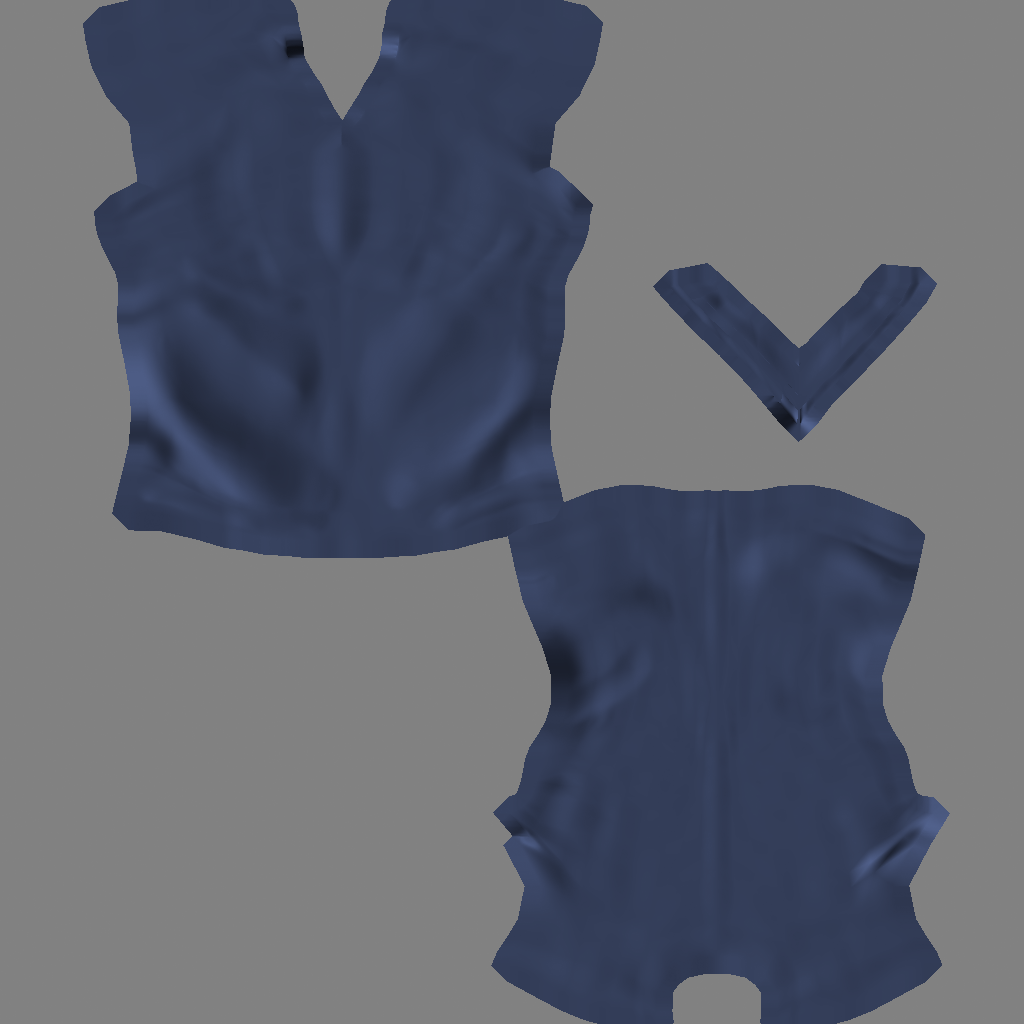
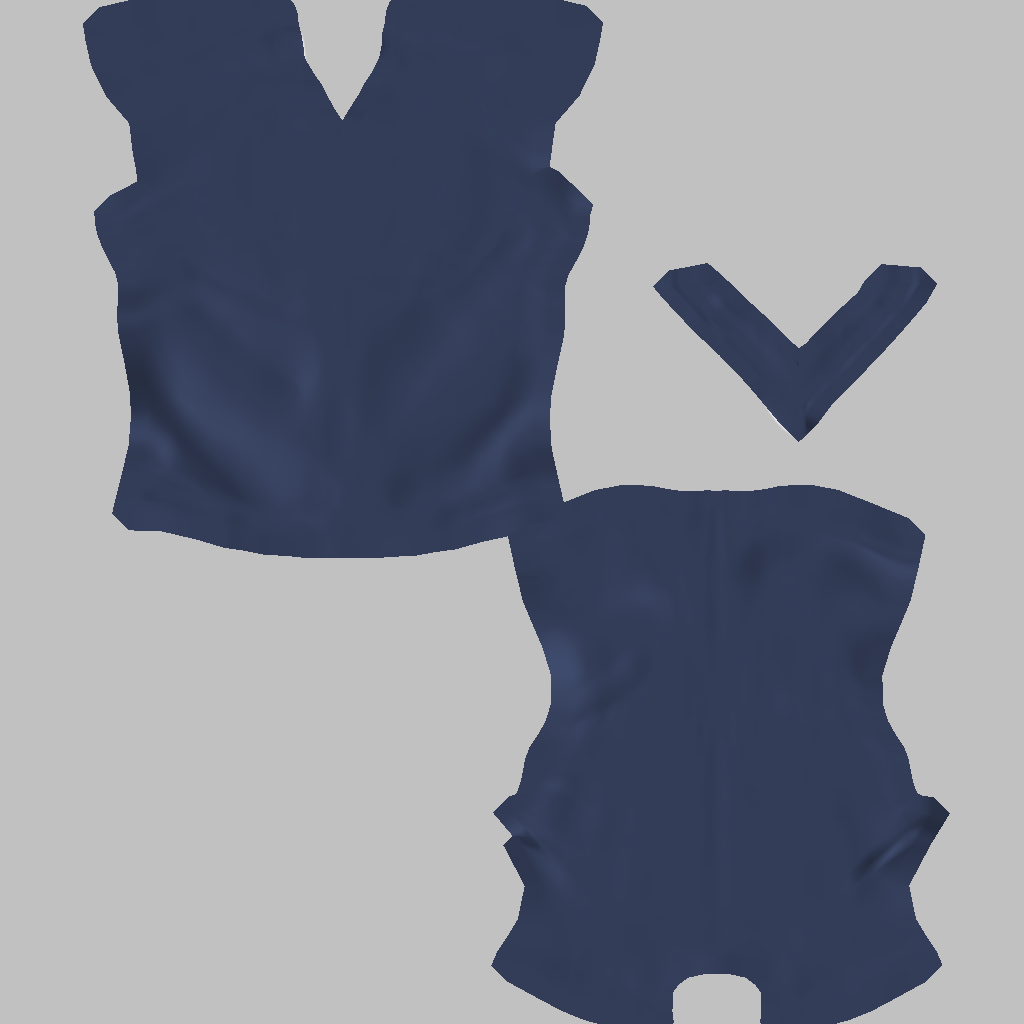
Comparing the layer stacks of the two 1024px x 1024px images. Changes:
"Слой 1": opacity 100% → 48%, painted on it, masked it over [0, 0, 1024, 1024]
